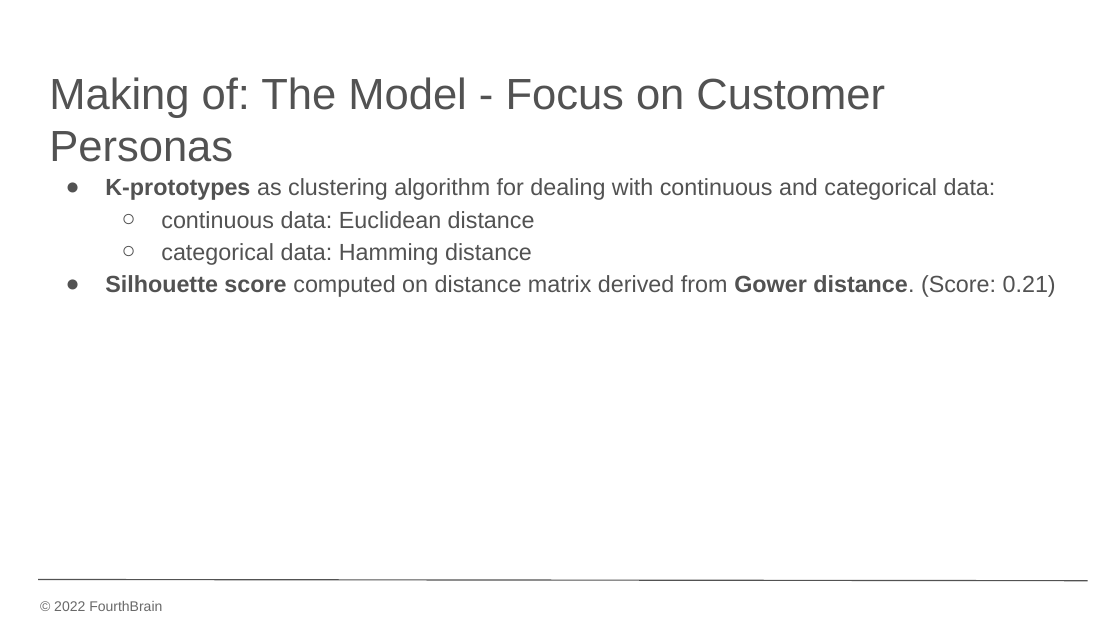
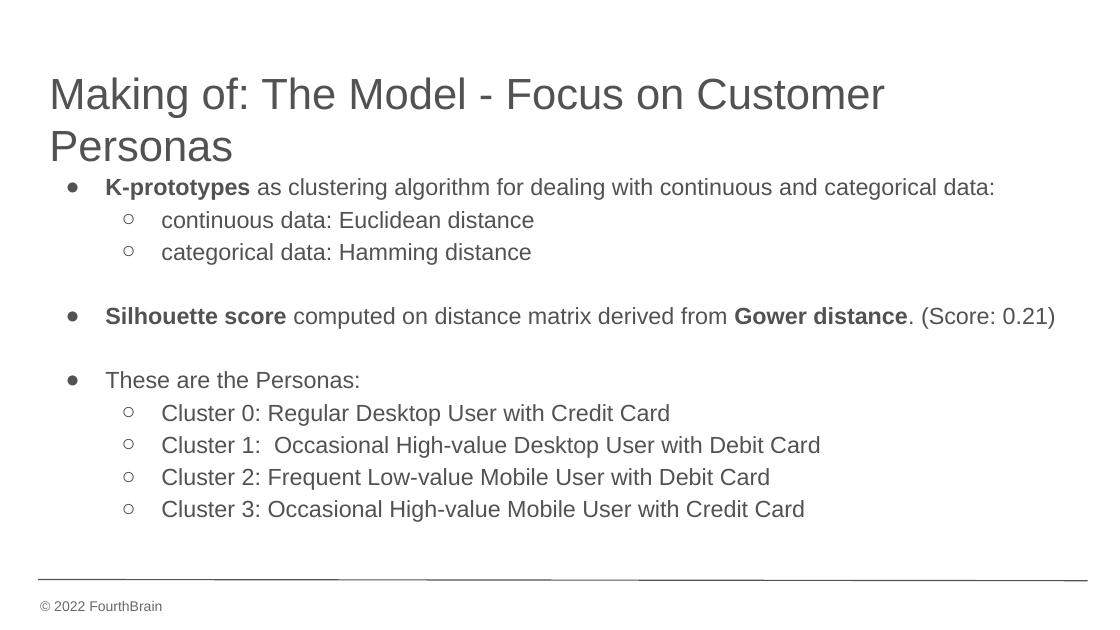
Before and after one commit to davins90/unsupervised_anomaly_detection, a slide deck: slide 10 of src/docs/Decision Intelligence Application_tech_version.pptx. Drawn at 1120x630 pixels with LibreOffice and Linux fonts; fonts in the diff are those of the drawing; background and template pictures are left out. Boxes give left, top, right and bottom in pixels: in the first picture for what was removed or moved away, otherwise in the second. Text is boxed around its words. In the diff, an @@ line names an element or a change of style, - is before the commit and + after.

Commit message:
add personas to ppt

```diff
--- a/src/docs/Decision Intelligence Application_tech_version.pptx
+++ b/src/docs/Decision Intelligence Application_tech_version.pptx
@@ text at [105,371,821,522]: paragraphs added @@
+● These are the Personas:
+  ○ Cluster 0: Regular Desktop User with Credit Card
+  ○ Cluster 1: Occasional High-value Desktop User with Debit Card
+  ○ Cluster 2: Frequent Low-value Mobile User with Debit Card
+  ○ Cluster 3: Occasional High-value Mobile User with Credit Card
```
